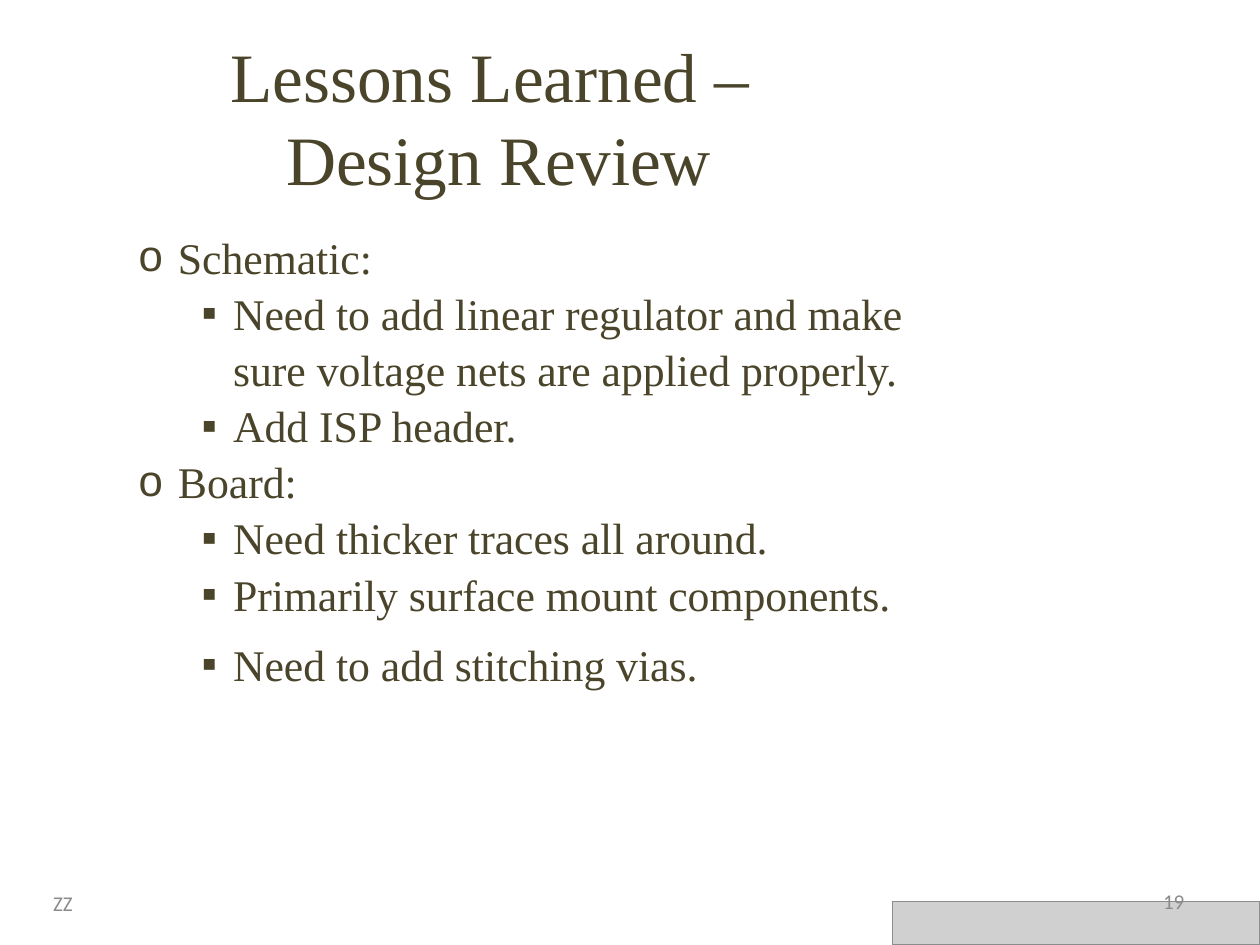
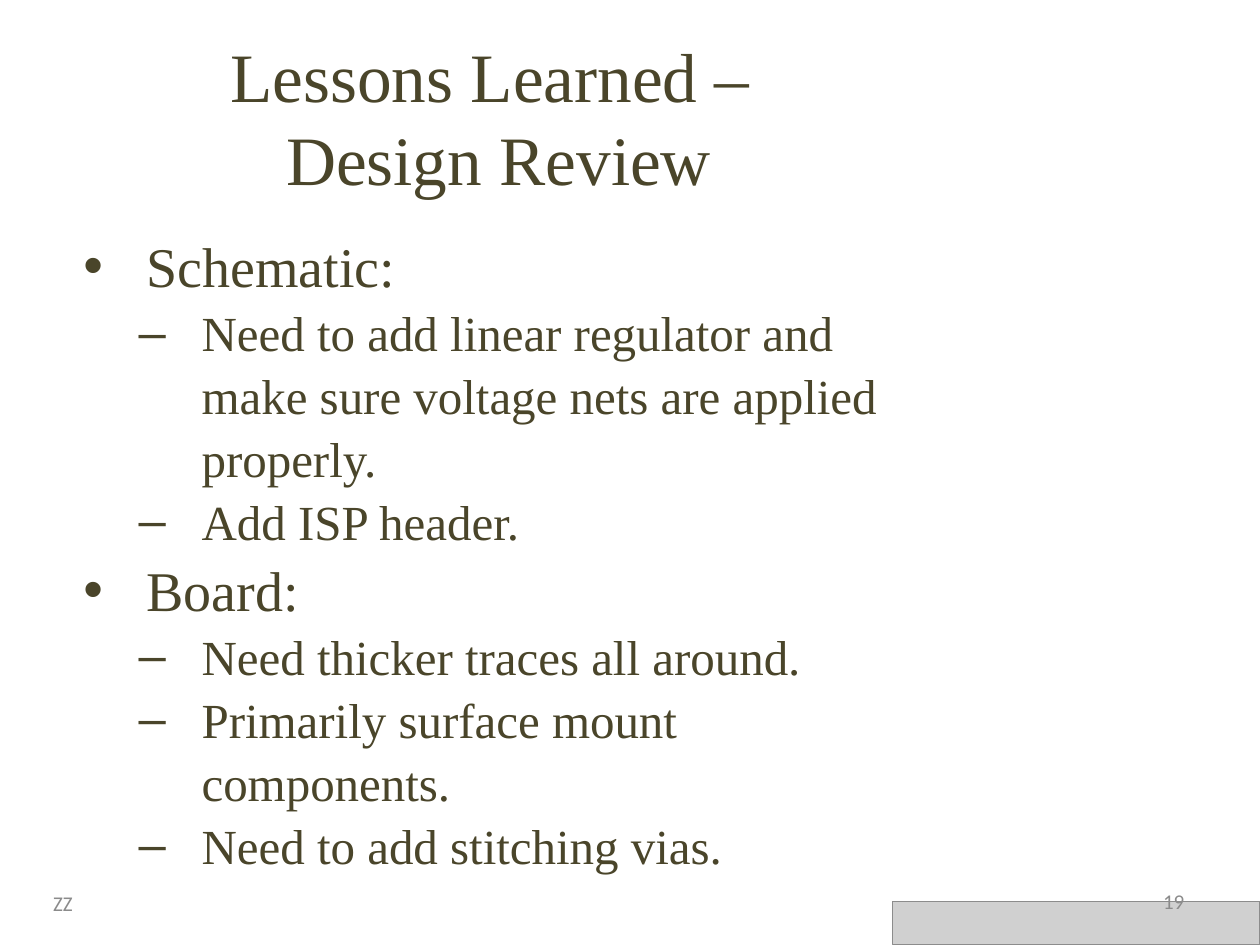
Before and after one commit to Stevie-Nicks-and-the-Xaybanha-Zhous/SelectiveBirdFeeder, a slide deck: slide 19 of Smart_Bird_Feeder_Presentation.pptx. Drawn at 1260x945 pixels with LibreOffice and Linux fonts; fonts in the diff are those of the drawing; grey boxes stand for pictures; background and template pictures are left out. Boxes give left, top, right and bottom in pixels: in the first picture for what was removed or moved away, otherwise in the second. Text is boxed around its words. In the diff, an @@ line names an element or a change of style, - is before the commit and + after.

```diff
--- a/Smart_Bird_Feeder_Presentation.pptx
+++ b/Smart_Bird_Feeder_Presentation.pptx
@@ text "Schematic:" at (146, 248, 877, 874): size 25 to 32 pt in "Schematic:", "Board:"; size 25 to 28 pt; bullet o to •; list level 2 to 1 in "Schematic:"; bullet ▪ to –; list level 3 to 2 in "Need to add linear regulator ..."; list level 3 to 2 in "Add ISP header."; list level 2 to 1 in "Board:"; list level 3 to 2 in "Need thicker traces all around."; list level 3 to 2 in "Primarily surface mount components."; list level 3 to 2 in "Need to add stitching vias." @@
```
Also in this commit, not shown: 3 other slides changed.
